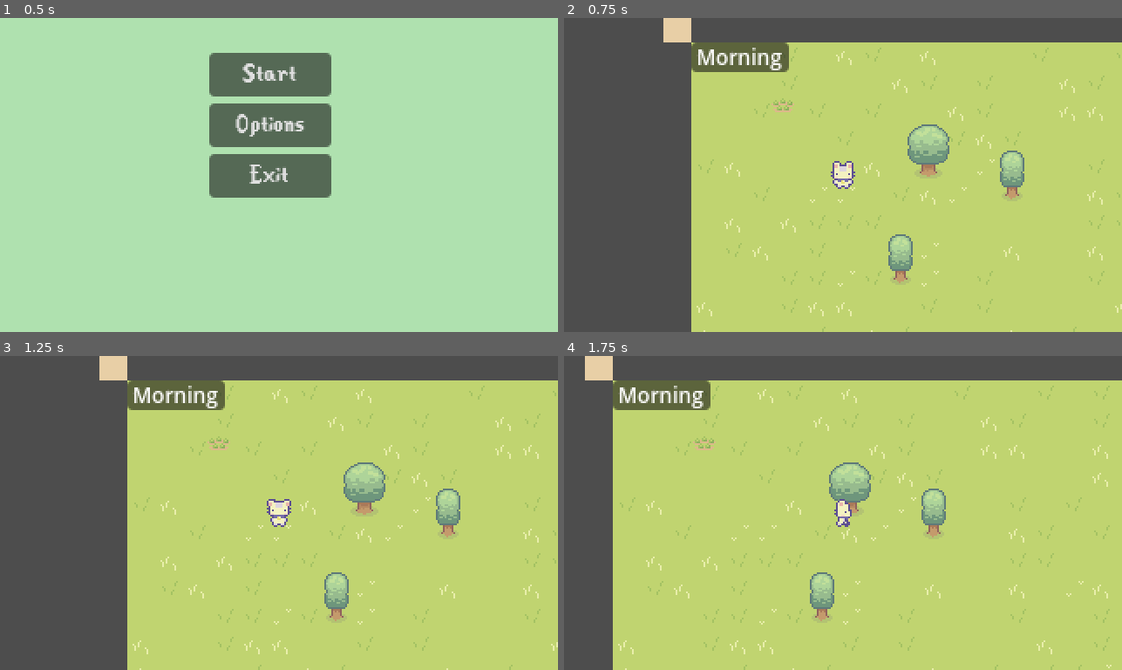
Above: before the commit, frames 1-4 (two rows, left to right).
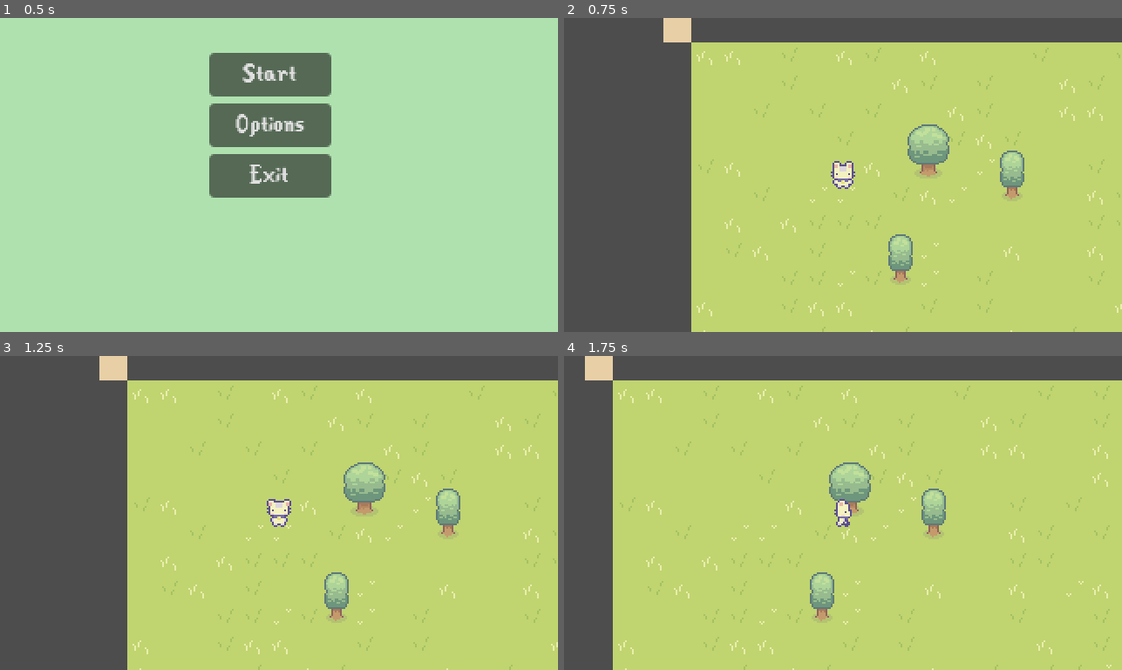
Above: after the commit, the same moments.

Repository: egd3025/everbloom
Game: Godot game, scene res://start_menu.tscn
Same seed, same stepped clock (60 frames per second), same inputs: the game is played once before the commit and once after it.
Inputs:
- Up to frame 1 (0.5 s): no input
- Up to frame 2 (0.75 s): click "Start" at 0.5 s
- Up to frame 3 (1.25 s): no input
- Up to frame 4 (1.75 s): hold Right (ui_right) from 1.28 s (still down); tap A (Plant) at 1.35 s; tap D (Till) at 1.55 s

Frame 1 is identical in both runs. In frame 2, 1.7% of the frame differs, in the area x 22-42%, y 7-30%; in frame 3, 1.7%; in frame 4, 1.7%.

Commit message:
Created Y sort for the trees
I will do the plants next.
Enabled Y sorting character and tree textures. The correct layering should now been seen when the character walks infront of or behind a tree

Diff:
--- a/EverBloom/World/world.gd
+++ b/EverBloom/World/world.gd
@@ -9,9 +9,7 @@
 var  y = 50
 var coordArray = []
 func _ready():
-	for row in range(x):
-		for col in range(y):
-			coordArray.append(Vector2i(x,y))
+	pass
 
 # Called when the node enters the scene tree for the first time.
 func _input(event):
@@ -36,8 +34,9 @@
 		if floor.get_cell_source_id(2, tilePositon) != 5:
 			if floor.get_cell_atlas_coords(1, tilePositon) != Vector2i(0,0) and floor.get_cell_atlas_coords(1, tilePositon) != Vector2i(1,0):
 				floor.set_cell(1, tilePositon, 4, Vector2i(1,1))
-				floor.set_cells_terrain_connect(1, [tilePositon], 0, 0)
-		floor.set_cells_terrain_connect(1, coordArray, 0, 0)
+				coordArray.append(tilePositon)
+				floor.set_cells_terrain_connect(1, coordArray, 0, 0)
+
 
 	if event.is_action("Plant"):
 		var playerLocal = player.position
@@ -53,7 +52,7 @@
 			"ui_up":
 				tilePositon.y -= 1
 
-		if floor.get_cell_atlas_coords(0, tilePositon) == Vector2i(1,1) and floor.get_cell_source_id(0, tilePositon) == 4:
+		if floor.get_cell_atlas_coords(1, tilePositon) == Vector2i(1,1) and floor.get_cell_source_id(1, tilePositon) == 4:
 
 			var plant1 = plant.instantiate()
 			plant1.position = floor.map_to_local(tilePositon)
--- a/EverBloom/World/world.tscn
+++ b/EverBloom/World/world.tscn
@@ -131,16 +131,20 @@
 
 [node name="World" type="Node2D"]
 process_mode = 1
+y_sort_enabled = true
 script = ExtResource("1_a85sf")
 
 [node name="Floor" type="TileMap" parent="."]
+z_index = 1
+y_sort_enabled = true
 tile_set = ExtResource("1_5jp6c")
 format = 2
 layer_0/name = "0"
-layer_0/tile_data = PackedInt32Array(-1, 65540, 1, -458748, 65540, 1, -458747, 131076, 1, -458746, 65540, 1, -524281, 65540, 1)
+layer_0/tile_data = PackedInt32Array(-1, 65540, 1)
 layer_1/name = "1"
 layer_1/tile_data = PackedInt32Array(-131062, 393220, 6, -262134, 393220, 5, -196597, 589828, 5, -196599, 524292, 5, -262133, 131076, 0, -262135, 4, 0, -131063, 4, 2, -131061, 131076, 2)
 layer_2/name = "2"
+layer_2/y_sort_enabled = true
 layer_2/tile_data = PackedInt32Array()
 layer_3/name = "3"
 layer_3/tile_data = PackedInt32Array()
@@ -149,6 +153,8 @@
 script = ExtResource("2_rlebr")
 
 [node name="player" type="CharacterBody2D" parent="."]
+z_index = 1
+y_sort_enabled = true
 position = Vector2(87, 76)
 script = ExtResource("2_3431q")
 metadata/_edit_group_ = true
--- a/EverBloom/stardew.tres
+++ b/EverBloom/stardew.tres
@@ -648,12 +648,14 @@
 0:0/size_in_atlas = Vector2i(1, 2)
 0:0/0 = 0
 0:0/0/texture_origin = Vector2i(0, 10)
+0:0/0/y_sort_origin = -5
 0:0/0/physics_layer_0/linear_velocity = Vector2(0, 0)
 0:0/0/physics_layer_0/angular_velocity = 0.0
 0:0/0/physics_layer_0/polygon_0/points = PackedVector2Array(1.14905, 1.67938, 0.795496, -0.618718, -2.20971, 0.795495, -0.795495, 2.56326, 1.85616, 1.32583, 3.97748, -1.32583, -2.91681, -0.441942, -3.8007, -1.14905, -3.97748, 0.0883884)
 1:0/size_in_atlas = Vector2i(2, 2)
 1:0/0 = 0
 1:0/0/texture_origin = Vector2i(0, 10)
+1:0/0/y_sort_origin = -1
 1:0/0/physics_layer_0/linear_velocity = Vector2(0, 0)
 1:0/0/physics_layer_0/angular_velocity = 0.0
 1:0/0/physics_layer_0/polygon_0/points = PackedVector2Array(-5.03814, 2.20971, 4.86136, 1.67938, 2.91682, 5.03814, -3.44715, 4.86136)
